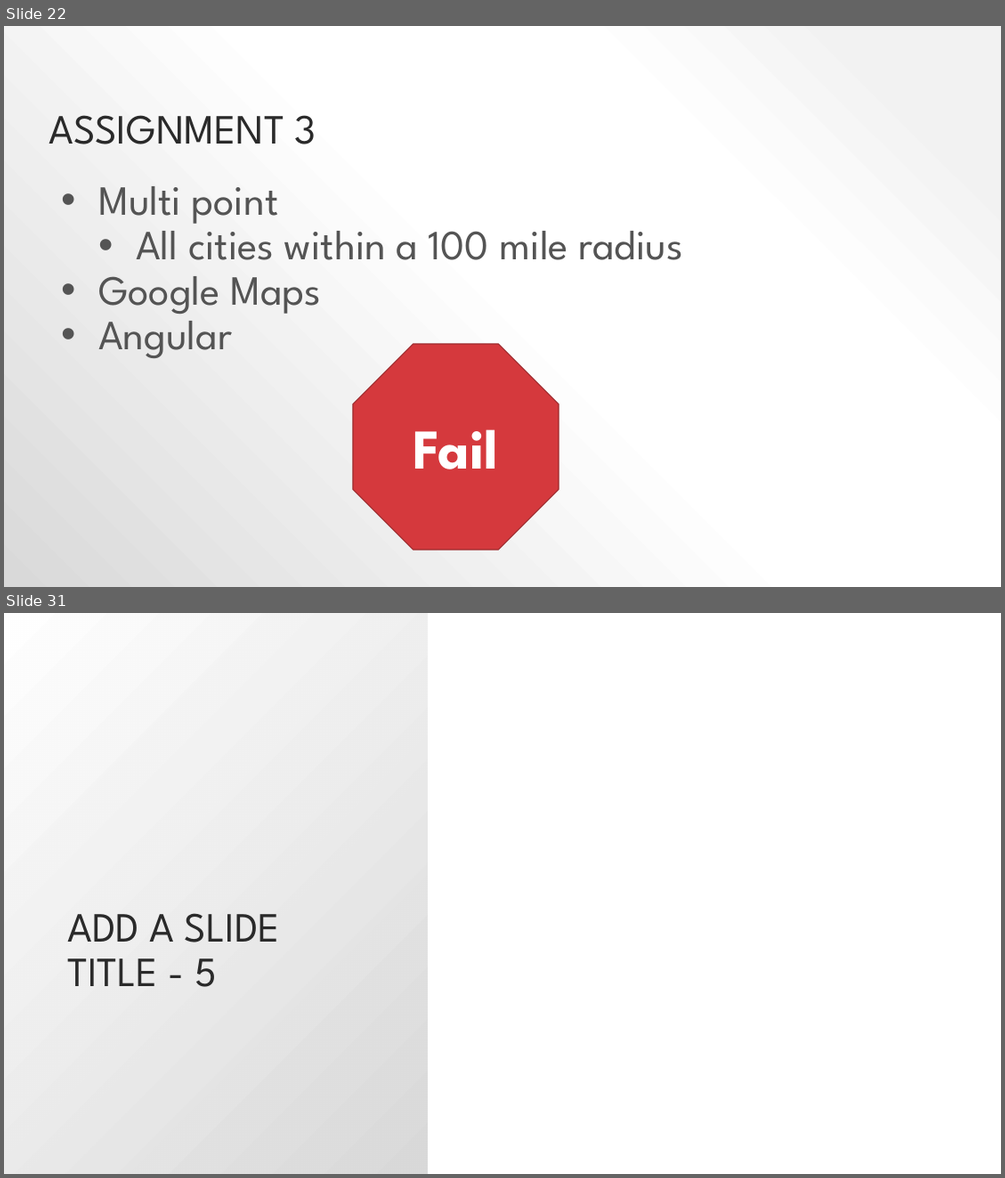
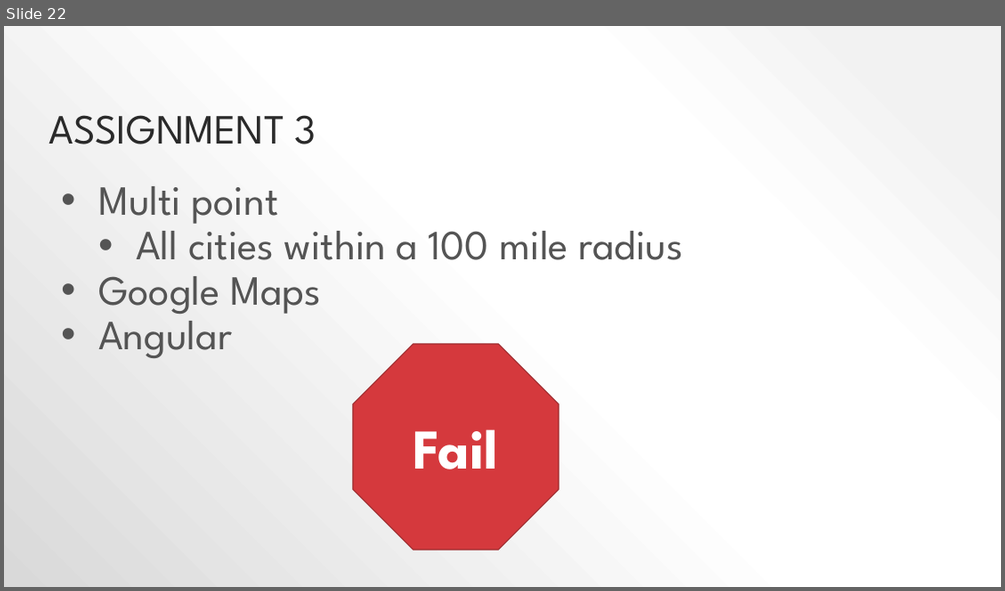
Before and after one commit to pjsteele/techtalksky, a slide deck: presentation/techTalk.pptx. Shown one above the other, each under a label of ours: slides 22 and 31 before the commit, slide 22 after it; the slides between them are not shown. The pictures are 1005x1178 and 1005x591 pixels, drawn with LibreOffice and Linux fonts; fonts in the diff are those of the drawing. Boxes give left, top, right and bottom in pixels: in the first picture for what was removed or moved away, otherwise in the second. Text is boxed around its words. In the diff, an @@ line names an element or a change of style, - is before the commit and + after.

```diff
--- a/presentation/techTalk.pptx
+++ b/presentation/techTalk.pptx
@@ slide 31 removed at (4,613,1001,1174), background #FFFFFF @@
@@ rectangle removed at (4,613,428,1174) @@
@@ title removed at (67,913,280,987) @@
-ADD A SLIDE TITLE - 5
```
Also in this commit, not shown: 1 slide changed, 5 slides added, 5 other slides removed, 4 other files.
